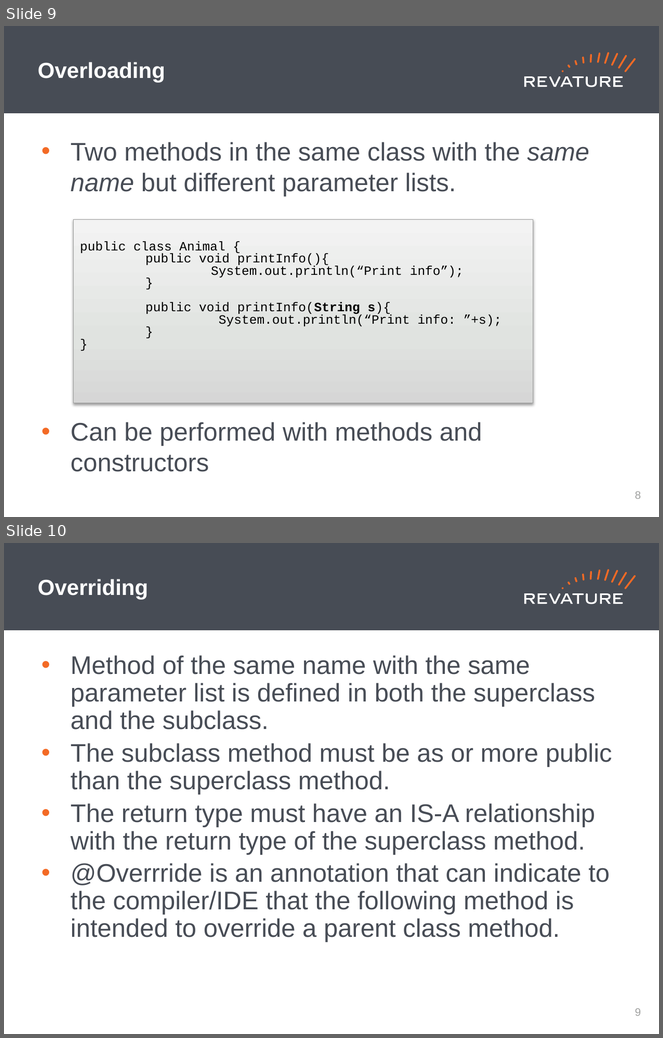
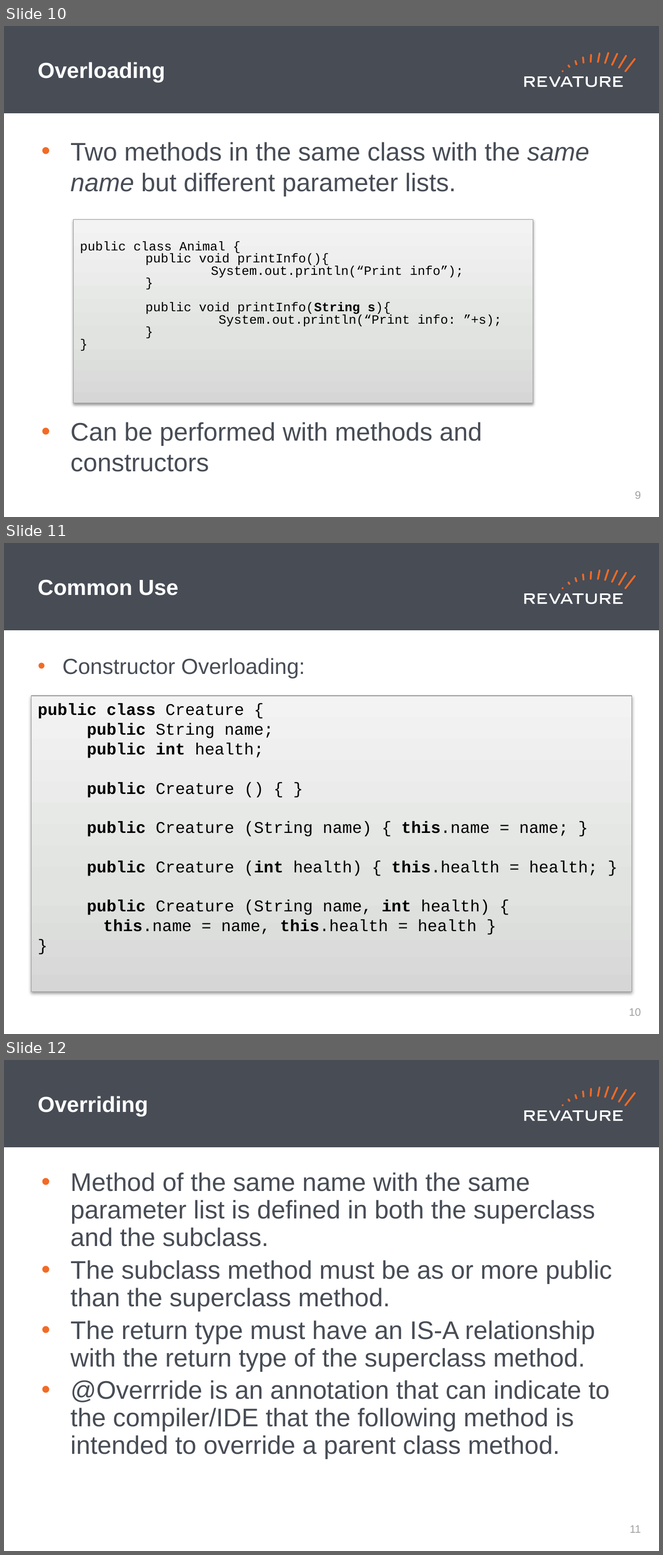
Before and after one commit to jhigherevature/8302021_RAP, a slide deck: powerpoints/Day_13.pptx. Shown one above the other, each under a label of ours: slides 9 and 10 before the commit, slides 10, 11 and 12 after it. The pictures are 663x1038 and 663x1555 pixels, drawn with LibreOffice and Linux fonts; fonts in the diff are those of the drawing. Boxes give left, top, right and bottom in pixels: in the first picture for what was removed or moved away, otherwise in the second. Text is boxed around its words. In the diff, an @@ line names an element or a change of style, - is before the commit and + after.

```diff
--- a/powerpoints/Day_13.pptx
+++ b/powerpoints/Day_13.pptx
@@ slide 11 added at (x1=4, y1=543, x2=659, y2=1034), background #FFFFFF; not listed: 19 template elements that a slide beside it also shows @@
@@ title added at (x1=38, y1=579, x2=179, y2=596), 24 pt, text #FFFFFF, bold @@
+Common Use
@@ text added at (x1=62, y1=658, x2=305, y2=678), 24 pt, text #474C55 @@
+• Constructor Overloading:
@@ rectangle added at (x1=32, y1=696, x2=632, y2=992), fill gradient #D6D7D6 to #E2E2E2 to #F4F4F4, outline #9C9D9C 0.75 pt, 18 pt, text #000000 @@
+public class Creature {
+public String name;
+public int health;
+public Creature () { }
+public Creature (String name) { this.name = name; }
+public Creature (int health) { this.health = health; }
+public Creature (String name, int health) {
+this.name = name, this.health = health }
+}
@@ page number added at (x1=629, y1=1008, x2=641, y2=1016), 12 pt, text #A0A1A0 @@
+10
@@ what was slide 9 is now slide 10 @@
@@ page number at (x1=635, y1=491, x2=642, y2=499): text changed @@
-8
+9
@@ what was slide 10 is now slide 12 @@
@@ page number at (x1=630, y1=1525, x2=642, y2=1533): text changed @@
-9
+11
```
Also in this commit, not shown: 4 other slides added, 4 other files.
